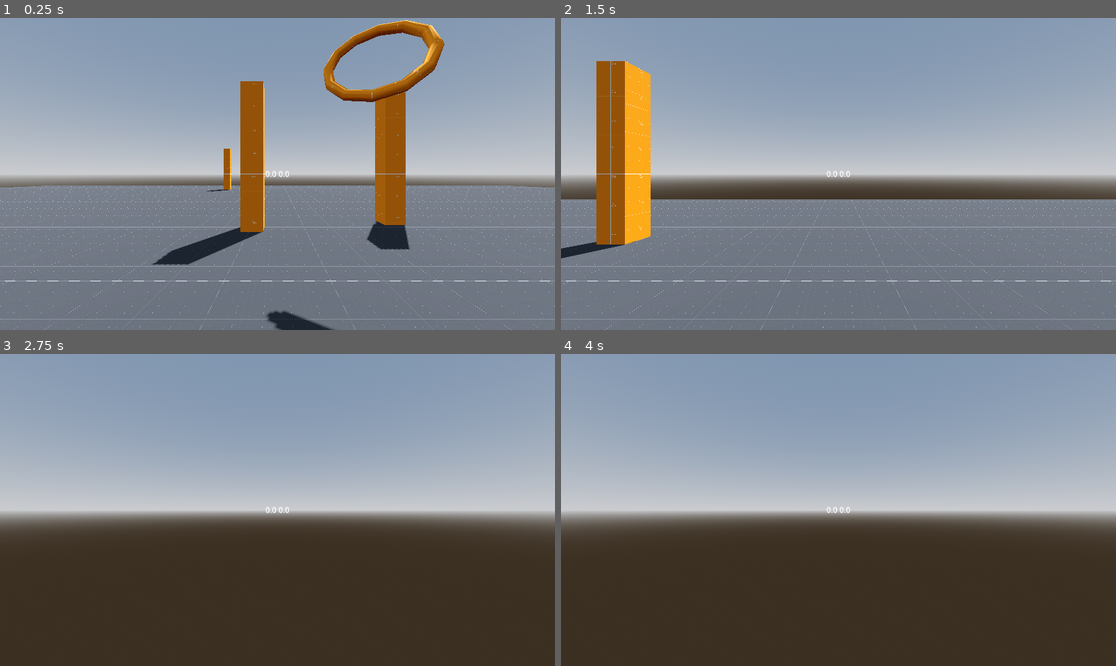
Above: before the commit, frames 1-4 (two rows, left to right).
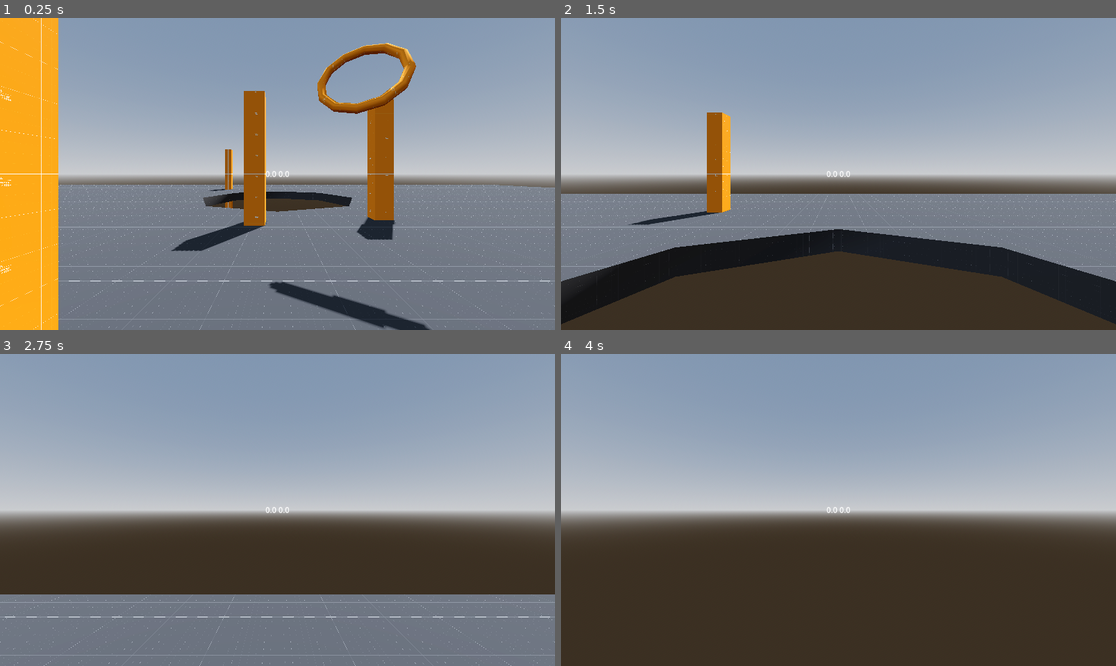
Above: after the commit, the same moments.

Repository: Dams4K/DroneGame
Game: Godot game, scene res://world.tscn
Two runs of this game, one before a commit and one after it. Both use one fixed random seed, a clock stepped at 60 frames per second and the inputs below.
Inputs (mouse positions are in pixels of both pictures, inside the frame that each line leads up to):
- Up to frame 1 (0.25 s): no input
- Up to frame 2 (1.5 s): move the mouse to (960, 158) at 0.52 s; click (960, 158) at 0.67 s; drag from (727, 189) to (810, 236) at 1.27 s
- Up to frame 3 (2.75 s): move the mouse to (333, 441) at 2.02 s; click (333, 441) at 2.17 s
- Up to frame 4 (4 s): drag from (810, 572) to (672, 463) at 2.77 s; tap Enter at 3.5 s; move the mouse to (1005, 556) at 3.52 s; click (1005, 556) at 3.67 s

The runs differ from the first frame. In frame 1, 20% of the frame differs, in the area x 0-90%, y 0-100%; in frame 2, 35%, in the area x 0-100%, y 13-100%; in frame 3, 23%; in frame 4, nothing differs.
Error before the commit: Attempt to call function 'null::null (Callable)' on a null instance. (res://player/control/drone_controls.gd:42)
Error after the commit: Attempt to call function 'null::null (Callable)' on a null instance. (res://player/control/drone_controls.gd:37)

Commit message:
some tweaks to the player

Diff:
--- a/player/control/drone_controls.gd
+++ b/player/control/drone_controls.gd
@@ -28,11 +28,6 @@
 		left_axis_lambda = func(): return format_value(Input.get_joy_axis(joypad_id, JOY_AXIS_LEFT_Y))
 		right_axis_lambda = func(): return format_value(Input.get_joy_axis(joypad_id, JOY_AXIS_RIGHT_Y))
 
-func _input(event: InputEvent) -> void:
-	if event is InputEventJoypadMotion:
-		print(event)
-		print(Input.get_connected_joypads())
-
 func format_value(value: float) -> float:
 	if abs(value) < 0.05: return 0
 	return value
--- a/player/drone.tscn
+++ b/player/drone.tscn
@@ -4,6 +4,7 @@
 [ext_resource type="PackedScene" uid="uid://begucp5s4axeq" path="res://player/control/drone_controls.tscn" id="2_ekmck"]
 
 [sub_resource type="SphereShape3D" id="SphereShape3D_ekmck"]
+radius = 0.26292
 
 [node name="Drone" type="CharacterBody3D"]
 script = ExtResource("1_ekmck")
--- a/world.tscn
+++ b/world.tscn
@@ -22,6 +22,9 @@
 [node name="Drone" parent="." instance=ExtResource("3_tlwt5")]
 transform = Transform3D(1, 0, 0, 0, 1, 0, 0, 0, 1, 0, 3, 0)
 Y_SPEED = 6.0
+MOVE_SPEED = 16.0
+ROTATE_SPEED = 2.5
+CAMERA_MAX_ROTATION_X = 0.4
 CAMERA_MAX_ROTATION_Z = 0.15
 
 [node name="WorldEnvironment" type="WorldEnvironment" parent="."]
@@ -63,10 +66,30 @@
 size = Vector3(100, 1, 100)
 material = ExtResource("1_fj7yv")
 
+[node name="CSGCylinder3D" type="CSGCylinder3D" parent="Ground"]
+transform = Transform3D(1, 0, 0, 0, 1, 0, 0, 0, 1, 0, 0, -25.3612)
+operation = 2
+radius = 7.86133
+material = ExtResource("1_fj7yv")
+
 [node name="CSGBox3D2" type="CSGBox3D" parent="."]
-transform = Transform3D(1, 0, 0, 0, 1, 0, 0, 0, 1, -6, 2, 0)
+transform = Transform3D(1, 0, 0, 0, 1, 0, 0, 0, 1, -4.82477, 2, -3.20947)
 use_collision = true
-size = Vector3(1, 10, 1)
+size = Vector3(3.35046, 10, 7.41895)
+material = ExtResource("2_tlwt5")
+
+[node name="CSGBox3D2" type="CSGBox3D" parent="CSGBox3D2"]
+transform = Transform3D(1, 0, 0, 0, 1, 0, 0, 0, 1, -0.458694, -2.44333, 0.132202)
+operation = 2
+use_collision = true
+size = Vector3(5.62613, 5.11334, 3.02222)
+material = ExtResource("2_tlwt5")
+
+[node name="CSGBox3D3" type="CSGBox3D" parent="CSGBox3D2"]
+transform = Transform3D(1, 0, 0, 0, 1, 0, 0, 0, 1, -0.458694, 1.78712, 0.132202)
+operation = 2
+use_collision = true
+size = Vector3(5.62613, 1.57425, 3.02222)
 material = ExtResource("2_tlwt5")
 
 [node name="CSGBox3D3" type="CSGBox3D" parent="."]
